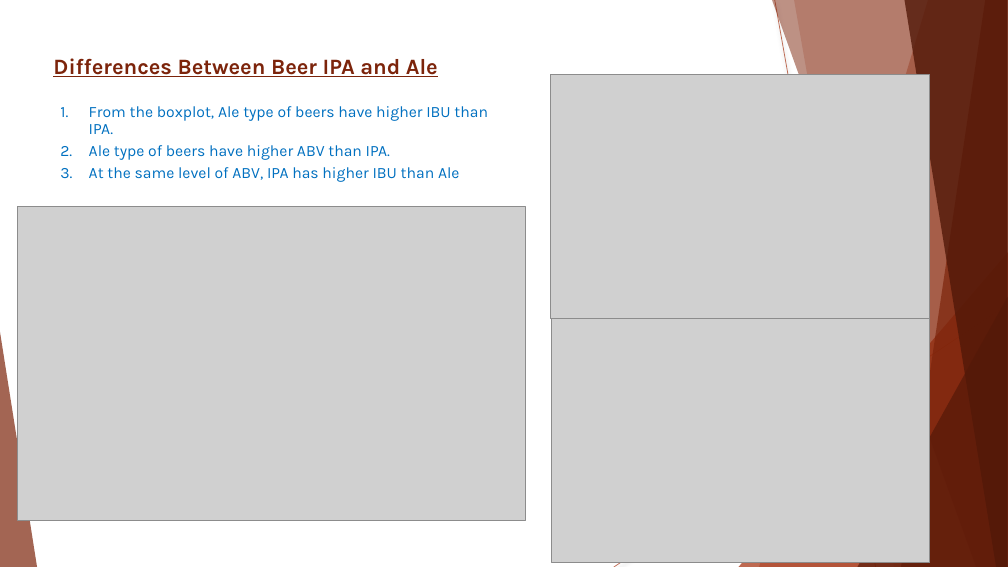
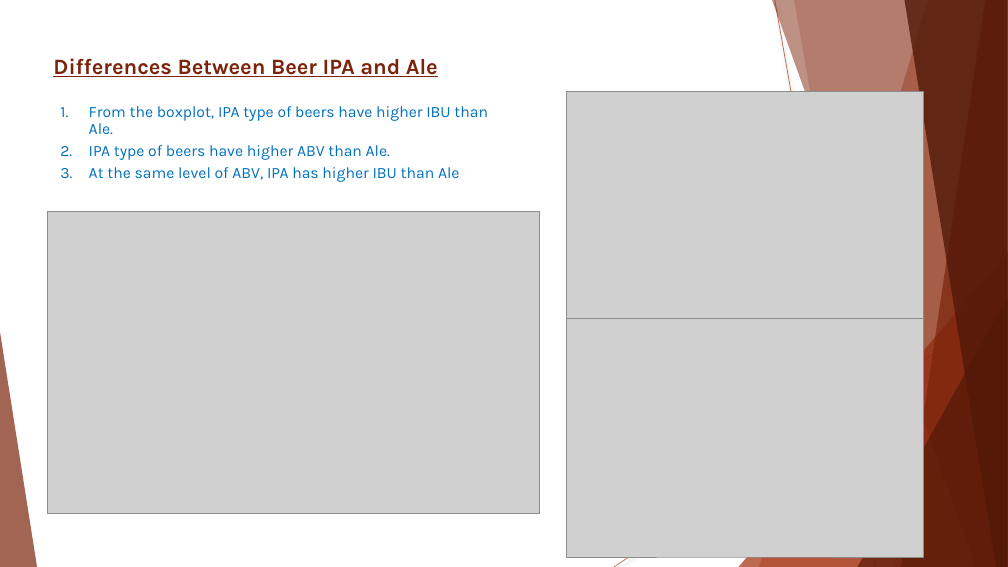
Before and after one commit to Wu-Sophia/BeerAnalysis, a slide deck: slide 11 of DataDynamos_BeerMarketingPresentation.pptx. Drawn at 1008x567 pixels with LibreOffice and Linux fonts; fonts in the diff are those of the drawing; grey boxes stand for pictures. Boxes give left, top, right and bottom in pixels: in the first picture for what was removed or moved away, otherwise in the second. Text is boxed around its words. In the diff, an @@ line names an element or a change of style, - is before the commit and + after.

```diff
--- a/DataDynamos_BeerMarketingPresentation.pptx
+++ b/DataDynamos_BeerMarketingPresentation.pptx
@@ text at (89,106,488,160): text changed @@
-1. From the boxplot, Ale type of beers have higher IBU than IPA.
-2. Ale type of beers have higher ABV than IPA.
+1. From the boxplot, IPA type of beers have higher IBU than Ale.
+2. IPA type of beers have higher ABV than Ale.
@@ picture: place and size @@
-picture at (551,75,930,319)
+picture at (566,91,923,318)
@@ picture: place and size @@
-picture at (17,206,526,520)
+picture at (48,211,540,513)
@@ picture: place and size @@
-picture at (552,319,930,563)
+picture at (566,319,923,557)
```
Also in this commit, not shown: 9 other slides changed.
